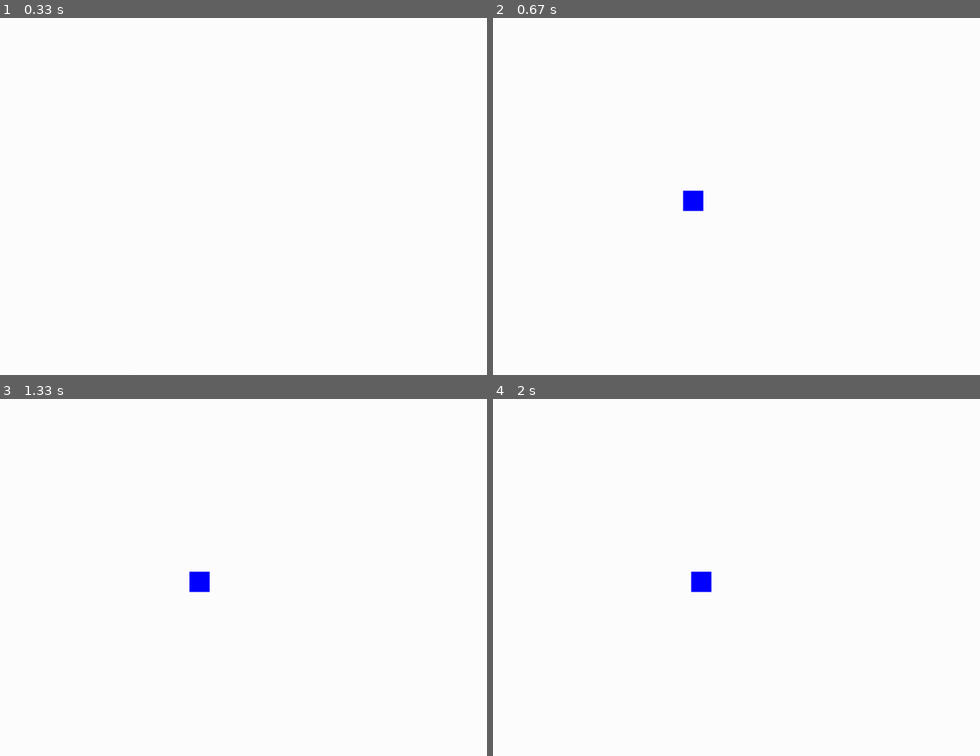
Above: before the commit, frames 1-4 (two rows, left to right).
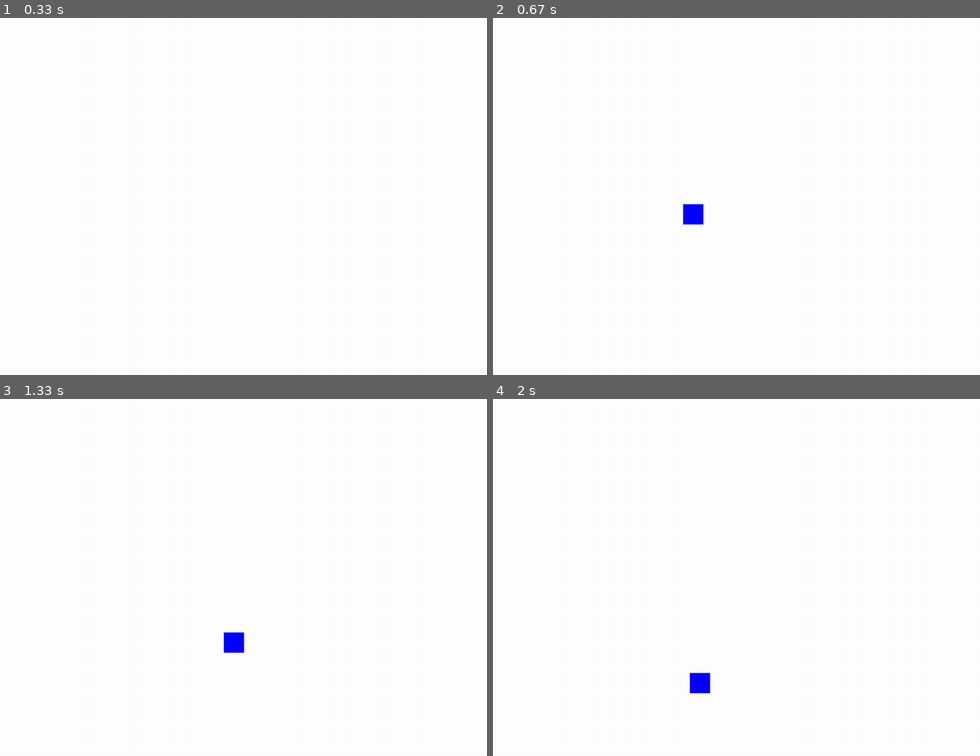
Above: after the commit, the same moments.

Repository: ramses44/PyGame_project
Game: pygame game, started from game.py
The game is run twice, just before and just after one commit, with the same random seed, the same clock (stepped at 60 frames per second) and the same inputs.
Inputs (mouse positions are in pixels of both pictures, inside the frame that each line leads up to):
- Up to frame 1 (0.33 s): no input
- Up to frame 2 (0.67 s): right-click (682, 189) at 0.43 s
- Up to frame 3 (1.33 s): hold Right 0.67-1.13 s; hold Right from 1.17 s (still down); tap Space at 1.23 s
- Up to frame 4 (2 s): release Right at 1.63 s; hold Left from 1.67 s (still down); tap Space at 1.73 s

Frame 1 is identical in both runs. In frame 2, 0.3% of the frame differs, in the area x 38-44%, y 48-58%; in frame 3, 0.5%; in frame 4, 0.5%, in the area x 40-45%, y 48-83%.

Commit message:
изменена физика падения и движения (не работает))()())(())

Diff:
--- a/game.py
+++ b/game.py
@@ -1,7 +1,7 @@
 import pygame
 
 CHARACTER_SIZE = 30, 30
-G = 1  # Ускорение свободного падения (pix/tick)
+FALLING_SPEED = 10  # Скорость падения (pixels/tick)
 
 pygame.init()
 
@@ -38,31 +38,37 @@
         pygame.draw.rect(self.image, (0, 0, 255), (0, 0, *CHARACTER_SIZE))
         self.rect = pygame.Rect(*pos, *CHARACTER_SIZE)
         self.climbing = False
-        self.speed = [0, 0]  # Перемещение по X и Y за tick
 
-    def move(self):
-        print(self.speed)
-        for x in range(*sorted((self.speed[0], 0))):
-            if not pygame.sprite.spritecollideany(self, platforms):
-                self.rect = self.rect.move(1, 0) if x > 0 else self.rect.move(-1, 0)
-            else:
+    def move(self, x=0, y=0):
+
+        delta = 1 if x > 0 else -1
+        for _ in range(*sorted((x, 0))):
+            self.rect = self.rect.move(delta, 0)
+            if pygame.sprite.spritecollideany(self, platforms):
+                self.rect = self.rect.move(-delta, 0)
                 break
+            if pygame.sprite.spritecollideany(self, barrels):
+                return True
 
-        for y in range(*sorted((self.speed[1], 0))):
-            if not (pygame.sprite.spritecollideany(self, platforms) or
-                    pygame.sprite.spritecollideany(self, ladders)):
-                self.rect = self.rect.move(0, 1) if y > 0 else self.rect.move(0, -1)
-            else:
+        delta = 1 if y > 0 else -1
+        for _ in range(*sorted((y, 0))):
+            self.rect = self.rect.move(0, delta)
+            if pygame.sprite.spritecollideany(self, platforms):
+                self.rect = self.rect.move(0, -delta)
                 break
-
-        if not self.can_jump():
-            self.speed[1] += G
+            if pygame.sprite.spritecollideany(self, barrels):
+                return True
+            if pygame.sprite.spritecollideany(self, ladders):
+                self.climbing = True
+                break
 
         if pygame.sprite.spritecollideany(self, ladders):
             self.climbing = True
 
     def can_jump(self):
+        print(2)
         self.rect = self.rect.move(0, 1)
+        print(pygame.sprite.spritecollideany(self, platforms), pygame.sprite.spritecollideany(self, ladders))
         yield pygame.sprite.spritecollideany(self, platforms) or\
             pygame.sprite.spritecollideany(self, ladders)
 
@@ -94,18 +100,19 @@
                     enemy = Enemy(en, event.pos)
         if enemy:
             if pygame.key.get_pressed()[pygame.K_LEFT]:
-                enemy.speed[0] -= 1
+                enemy.move(x=-10)
             elif pygame.key.get_pressed()[pygame.K_RIGHT]:
-                enemy.speed[0] += 1
+                enemy.move(x=10)
             elif pygame.key.get_pressed()[pygame.K_SPACE] and enemy.can_jump():
-                enemy.speed[1] -= 3
+                print(1)
+                enemy.move(y=-20)
             elif enemy.climbing:
                 if pygame.key.get_pressed()[pygame.K_UP]:
-                    enemy.speed[1] -= 1
+                    enemy.move(y=-10)
                 elif pygame.key.get_pressed()[pygame.K_DOWN]:
-                    enemy.speed[1] += 1
+                    enemy.move(y=10)
 
-    if enemy: enemy.move()
+    if enemy: enemy.move(y=10)
     screen.fill((255, 255, 255))
     platforms.draw(screen)
     ladders.draw(screen)
